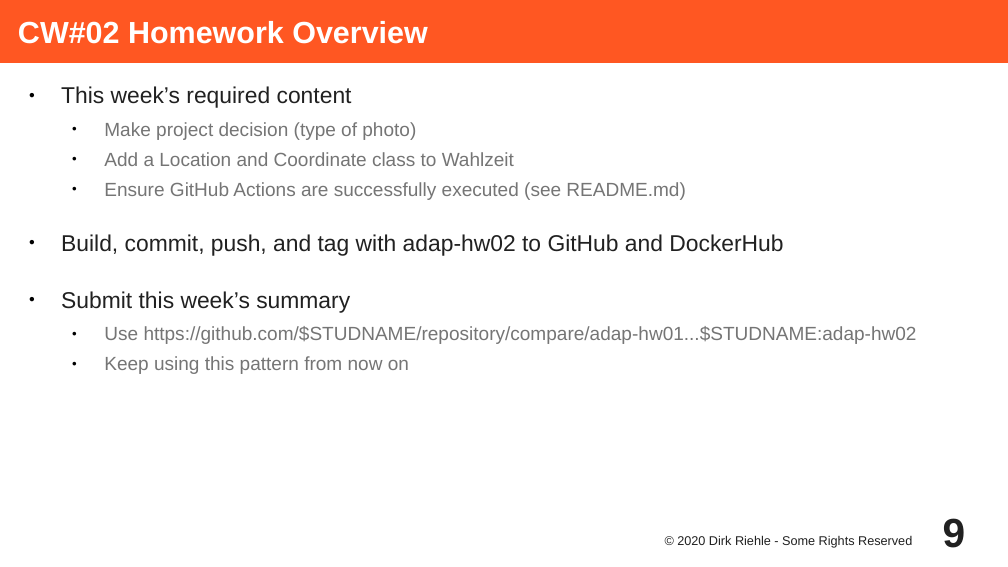
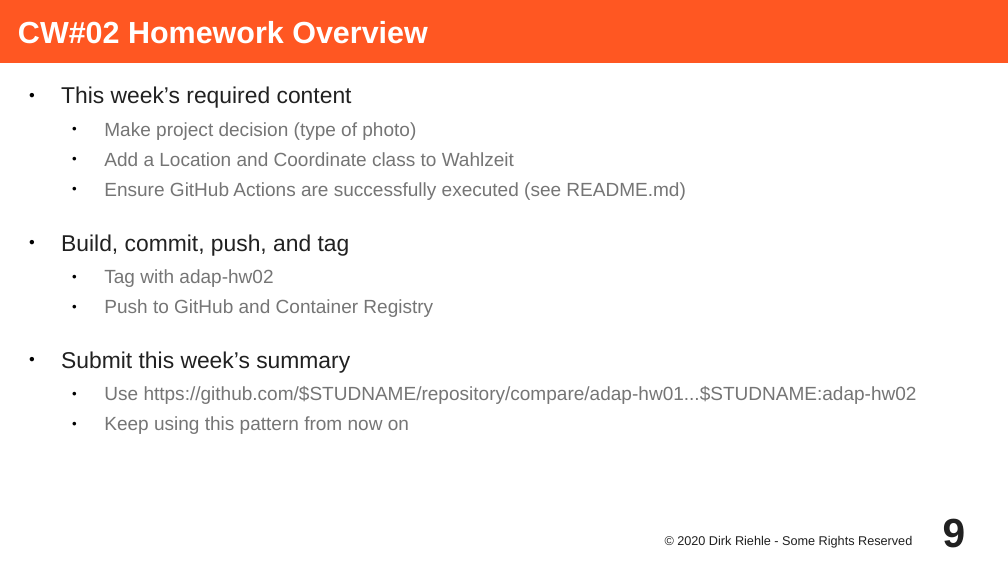
Before and after one commit to dirkriehle/adap-course, a slide deck: slide 9 of Lecture Slides/ADAP A02 - Course Homework.odp. Drawn at 1008x567 pixels with LibreOffice and Linux fonts; fonts in the diff are those of the drawing. Boxes give left, top, right and bottom in pixels: in the first picture for what was removed or moved away, otherwise in the second. Text is boxed around its words. In the diff, an @@ line names an element or a change of style, - is before the commit and + after.

Commit message:
Updated DockerHub to GitHub container registry

```diff
--- a/Lecture Slides/ADAP A02 - Course Homework.odp
+++ b/Lecture Slides/ADAP A02 - Course Homework.odp
@@ text at box(61, 234, 433, 317): text changed; size 18 to 15 pt; text colour #212121 to #757575 @@
-● Build, commit, push, and tag with adap-hw02 to GitHub and DockerHub
+● Build, commit, push, and tag
+  ● Tag with adap-hw02
+  ● Push to GitHub and Container Registry
```
Also in this commit, not shown: 1 other slide changed, 1 other file.
